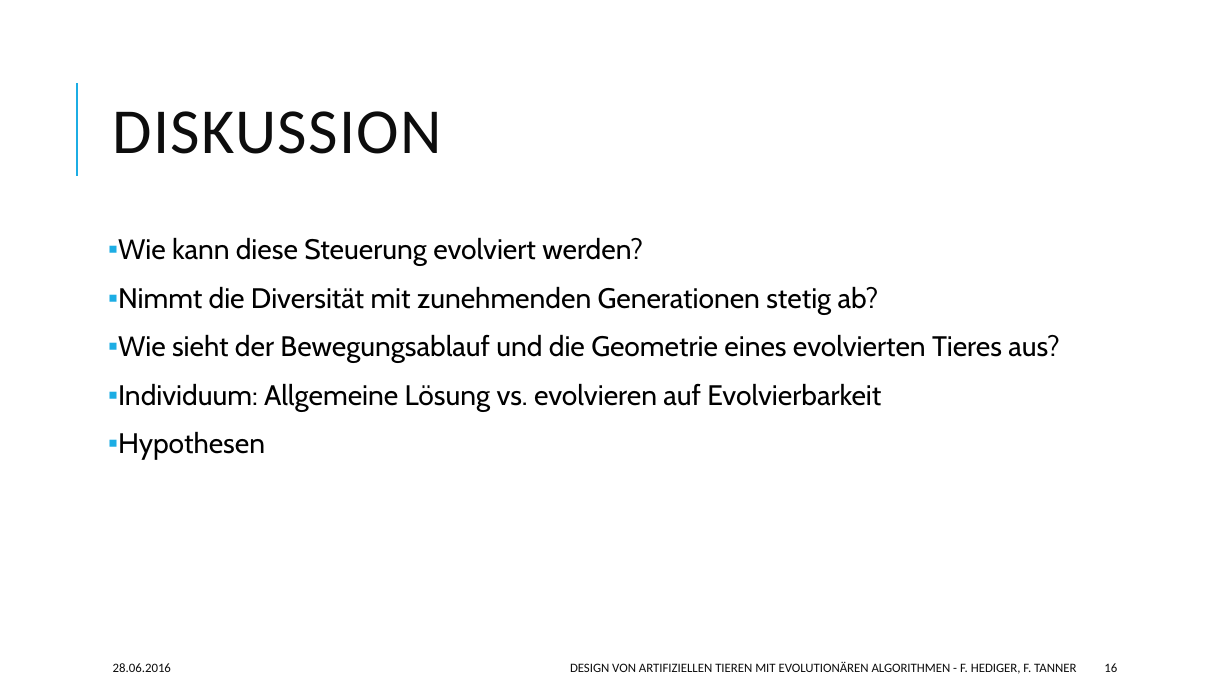
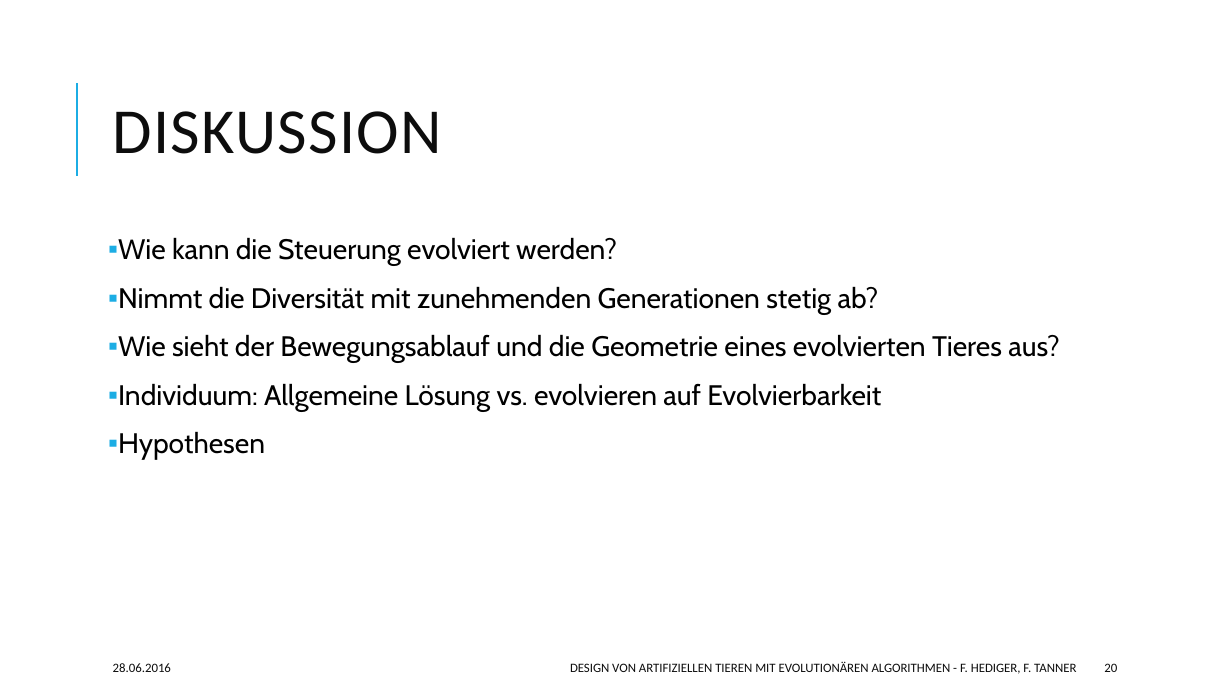
Before and after one commit to hedigerf/evolut, a slide deck: slide 20 of evolutdoc/presentation/presentation.pptx (slide 16 before the commit). Drawn at 1232x693 pixels with LibreOffice and Linux fonts; fonts in the diff are those of the drawing. Boxes give left, top, right and bottom in pixels: in the first picture for what was removed or moved away, otherwise in the second. Text is boxed around its words. In the diff, an @@ line names an element or a change of style, - is before the commit and + after.

```diff
--- a/evolutdoc/presentation/presentation.pptx
+++ b/evolutdoc/presentation/presentation.pptx
@@ text at (x1=118, y1=237, x2=617, y2=266): text changed @@
-▪ Wie kann diese Steuerung evolviert werden?
+▪ Wie kann die Steuerung evolviert werden?
@@ page number at (x1=1104, y1=663, x2=1117, y2=672): text changed @@
-16
+20
```
Also in this commit, not shown: 2 other slides changed, 4 slides added, 4 other files.
